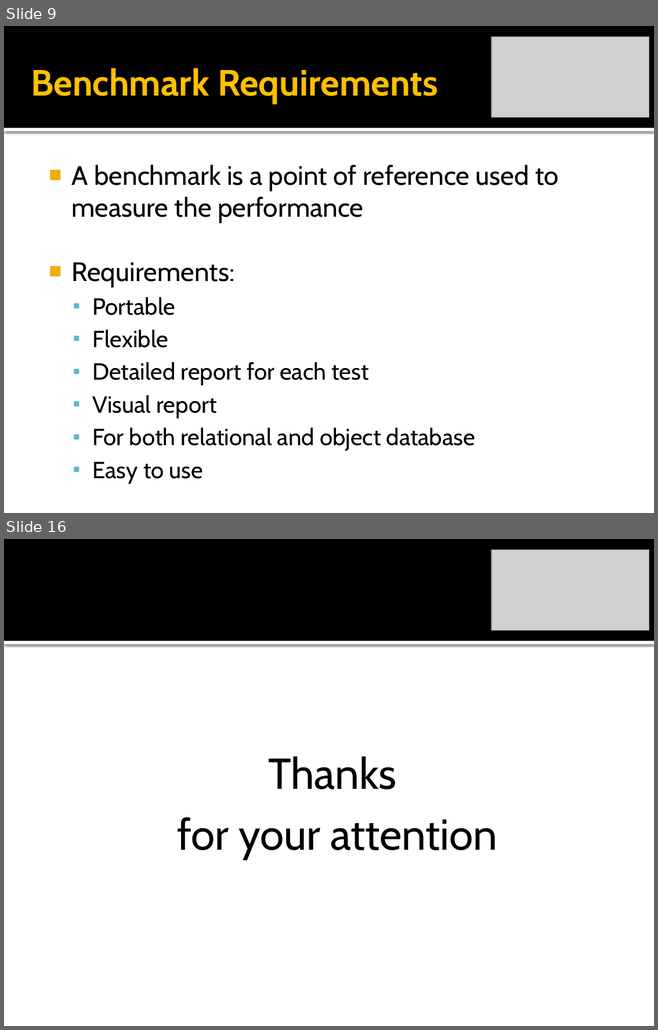
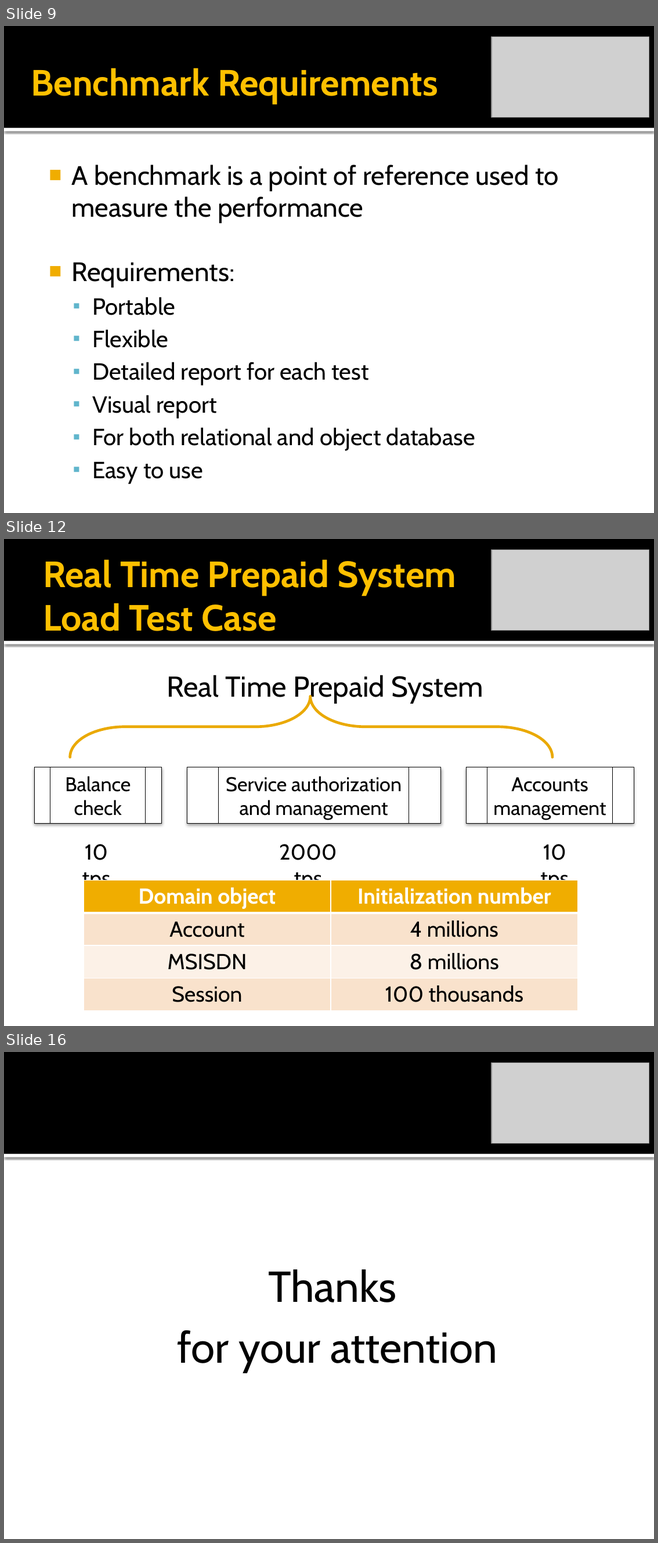
Before and after one commit to rickilama54/portable-db-bench, a slide deck: tesi/presentazione/Barbagallo-IMDB.pptx. Shown one above the other, each under a label of ours: slides 9 and 16 before the commit, slides 9, 12 and 16 after it; the slides between them are not shown. The pictures are 658x1030 and 658x1543 pixels, drawn with LibreOffice and Linux fonts; fonts in the diff are those of the drawing; grey boxes stand for pictures. Boxes give left, top, right and bottom in pixels: in the first picture for what was removed or moved away, otherwise in the second. Text is boxed around its words. In the diff, an @@ line names an element or a change of style, - is before the commit and + after.

```diff
--- a/tesi/presentazione/Barbagallo-IMDB.pptx
+++ b/tesi/presentazione/Barbagallo-IMDB.pptx
@@ slide 12 added at bbox=[4, 539, 654, 1026], background #FFFFFF; not listed: 2 template elements that a slide beside it also shows @@
@@ picture added at bbox=[491, 550, 648, 631] @@
@@ title added at bbox=[43, 559, 456, 631], 40.5 pt, text #FFC000, bold @@
+Real Time Prepaid System Load Test Case
@@ text added at bbox=[167, 675, 483, 703], 31.9 pt, text #000000 @@
+Real Time Prepaid System
@@ right brace added at bbox=[70, 696, 552, 757], outline #EBA900 3 pt @@
@@ flow chart predefined process added at bbox=[35, 768, 161, 824], fill #FFFFFF, outline #000000 0.5 pt, 22 pt, text #000000 @@
+Balance check
@@ flow chart predefined process added at bbox=[187, 768, 441, 824], fill #FFFFFF, outline #000000 0.5 pt, 22 pt, text #000000 @@
+Service authorization and management
@@ flow chart predefined process added at bbox=[466, 768, 633, 824], fill #FFFFFF, outline #000000 0.5 pt, 22 pt, text #000000 @@
+Accounts management
@@ text added at bbox=[82, 844, 111, 891], 24 pt, text #000000 @@
+10 tps
@@ text added at bbox=[279, 844, 336, 881], 24 pt, text #000000 @@
+2000 tps
@@ text added at bbox=[540, 844, 568, 881], 24 pt, text #000000 @@
+10 tps
@@ table added at bbox=[83, 880, 577, 1011], 4 rows, 2 columns @@
+Domain object | Initialization number
+Account | 4 millions
+MSISDN | 8 millions
+Session | 100 thousands
```
Also in this commit, not shown: 9 slides changed, 3 other slides added, 1 slide removed.
